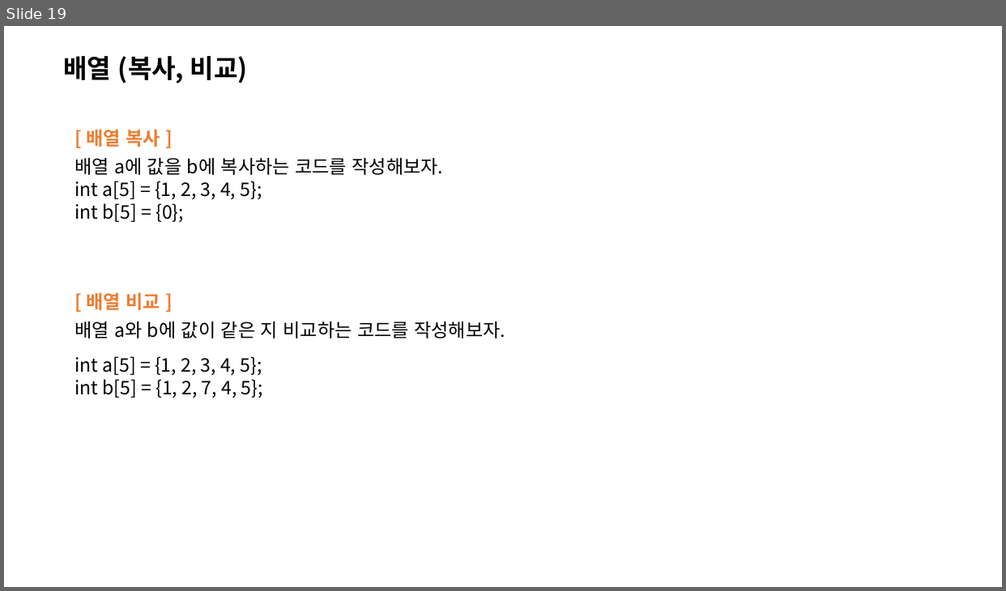
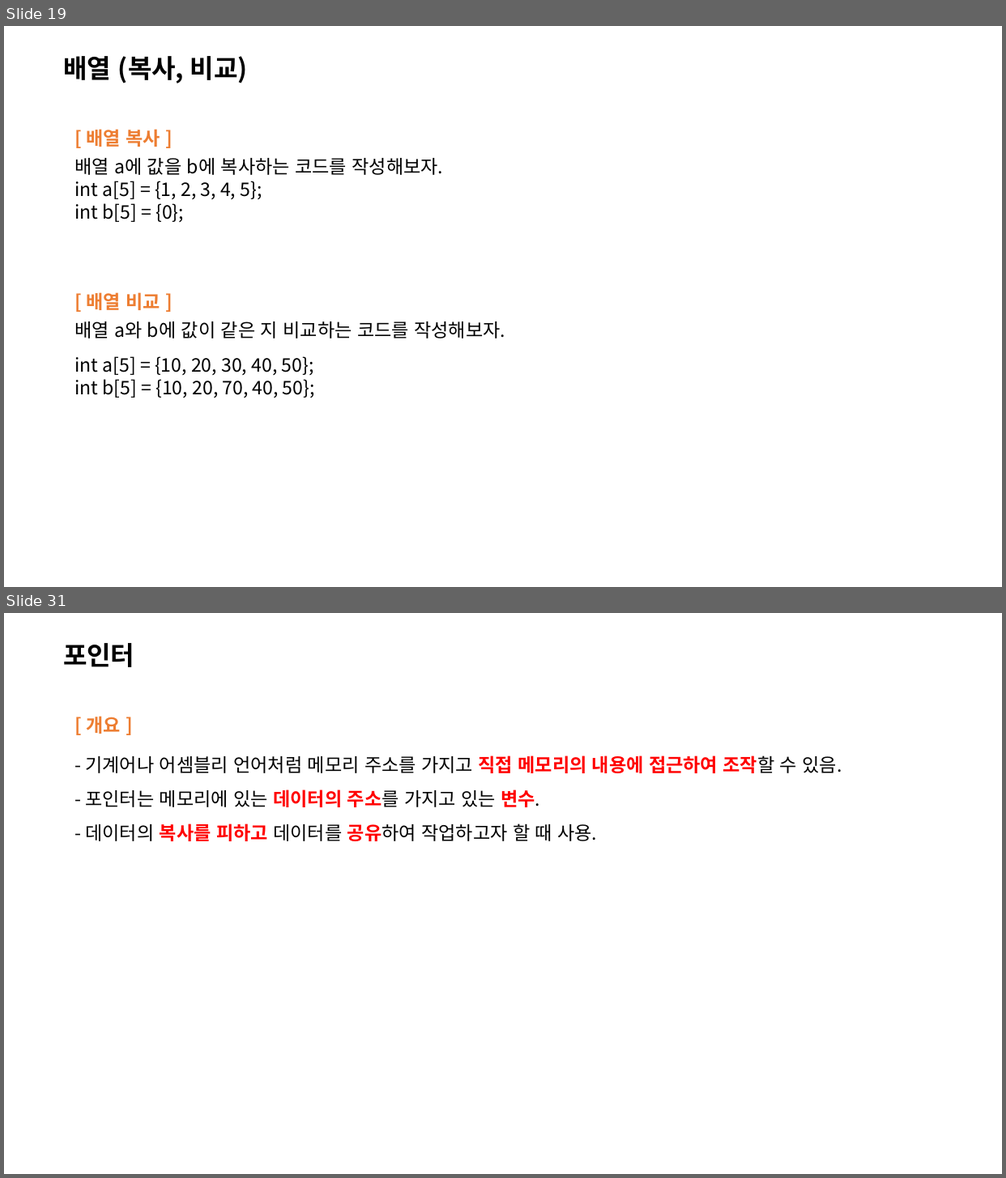
Before and after one commit to HyunKyu-Song/etc, a slide deck: C언어 기본 문법.pptx. Shown one above the other, each under a label of ours: slide 19 before the commit, slides 19 and 31 after it; the slides between them are not shown. The pictures are 1006x591 and 1006x1178 pixels, drawn with LibreOffice and Linux fonts; fonts in the diff are those of the drawing. Boxes give left, top, right and bottom in pixels: in the first picture for what was removed or moved away, otherwise in the second. Text is boxed around its words. In the diff, an @@ line names an element or a change of style, - is before the commit and + after.

Commit message:
C언어

```diff
--- a/C언어 기본 문법.pptx
+++ b/C언어 기본 문법.pptx
@@ slide 31 added at [4, 613, 1002, 1174], background #FFFFFF @@
@@ text added at [63, 643, 134, 667], 25 pt, text #000000, bold @@
+포인터
@@ text added at [85, 716, 842, 841], 18 pt, text #000000 @@
+[ 개요 ]
+- 기계어나 어셈블리 언어처럼 메모리 주소를 가지고 직접 메모리의 내용에 접근하여 조작할 수 있음.
+- 포인터는 메모리에 있는 데이터의 주소를 가지고 있는 변수.
+- 데이터의 복사를 피하고 데이터를 공유하여 작업하고자 할 때 사용.
@@ slide 19 changed as well @@
@@ text at [74, 356, 315, 398]: text changed @@
-int a[5] = {1, 2, 3, 4, 5};
-int b[5] = {1, 2, 7, 4, 5};
+int a[5] = {10, 20, 30, 40, 50};
+int b[5] = {10, 20, 70, 40, 50};
```
Also in this commit, not shown: 2 other slides changed, 21 other slides added, 3 other files.
